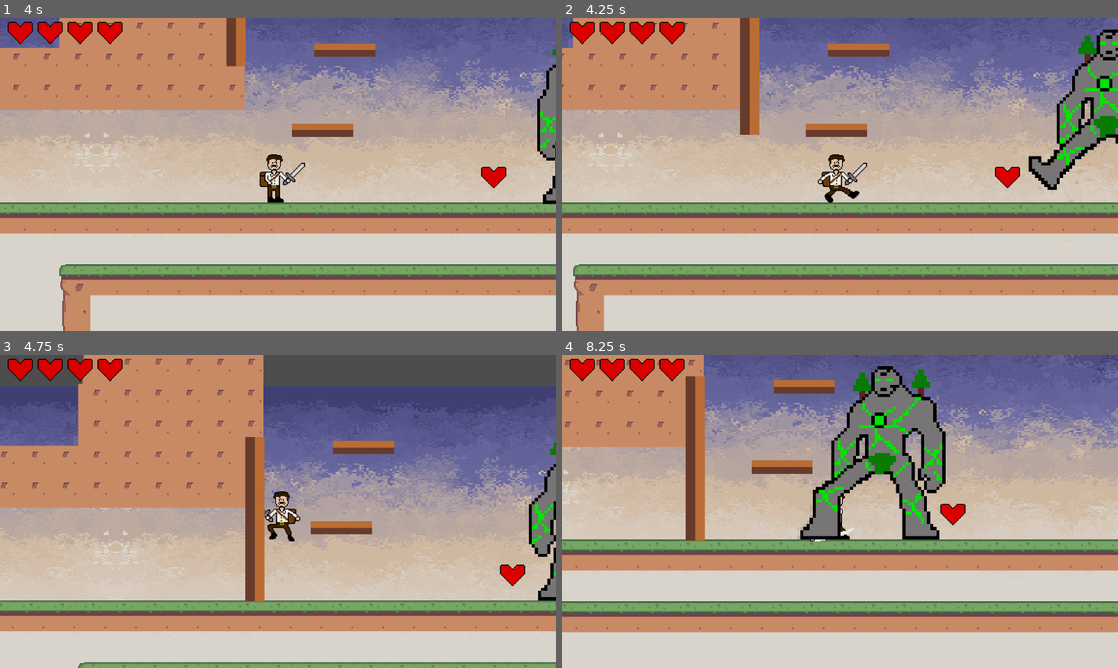
Above: before the commit, frames 1-4 (two rows, left to right).
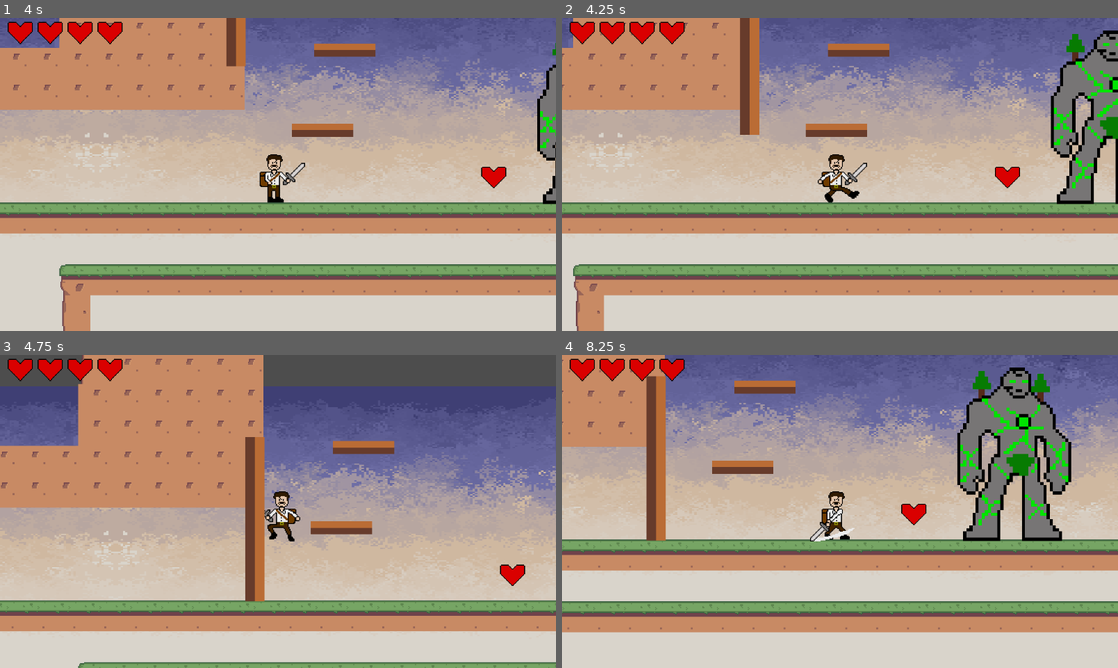
Above: after the commit, the same moments.

Repository: bscott519/ColossalCrisisGame
Game: Godot game, scene res://Scenes/level_5.tscn
Same seed, same stepped clock (60 frames per second), same inputs: the game is played once before the commit and once after it. This scene is started directly instead of the project's main scene. The engine's default icon, where the game draws it, is replaced by a stand-in: a white triangle on a blue panel in a dark square. Sound files missing from this copy of the repository are replaced by a short silence.
Inputs (mouse positions are in pixels of both pictures, inside the frame that each line leads up to):
- Up to frame 1 (4 s): tap Enter (enter) at 0.5, 1.55, 2.85 s; move the mouse to (400, 158) at 0.52 s; hold Enter (enter) 0.53-1.28 s; hold D (right) 0.53-2.03 s; tap Space (jump) at 0.77, 1.52, 3.02, 3.77 s; move the mouse to (166, 190) at 1.27 s; click (166, 190) at 1.35 s; move the mouse to (333, 105) at 2.02 s; hold A (left) 2.03-2.78 s; hold Enter (enter) 2.03-2.78 s; move the mouse to (250, 237) at 2.77 s; hold D (right) from 2.78 s (still down); move the mouse to (444, 221) at 3.52 s; hold Enter (enter) from 3.53 s (still down); click (444, 221) at 3.6 s
- Up to frame 2 (4.25 s): keep holding D (right); keep holding Enter (enter)
- Up to frame 3 (4.75 s): move the mouse to (111, 464) at 4.27 s; release D (right) at 4.28 s; release Enter (enter) at 4.28 s; hold A (left) from 4.28 s (still down); tap Enter (enter) at 4.35 s; tap Space (jump) at 4.52 s
- Up to frame 4 (8.25 s): move the mouse to (867, 511) at 5.02 s; release A (left) at 5.03 s; hold D (right) 5.03-5.78 s; hold Enter (enter) 5.03-5.78 s; move the mouse to (756, 433) at 5.77 s; hold A (left) 5.78-7.28 s; click (756, 433) at 5.85 s; tap Space (jump) at 6.02, 6.77, 7.52 s; tap Enter (enter) at 6.05, 7.35 s; move the mouse to (962, 495) at 6.52 s; hold Enter (enter) 6.53-7.28 s; move the mouse to (728, 527) at 7.27 s; hold D (right) from 7.28 s (still down); move the mouse to (895, 442) at 8.02 s; hold Enter (enter) from 8.03 s (still down); click (895, 442) at 8.1 s

Frame 1 is identical in both runs. In frame 2, 4.1% of the frame differs, in the area x 83-100%, y 3-60%; in frame 3, 1.3%; in frame 4, 25%, in the area x 0-100%, y 0-88%.
Error after the commit: Parse Error: Invalid argument for "connect()" function: argument 2 should be "Callable" but is "res://Scripts/earth_giant.gd". (res://Scripts/earth_giant.gd:41)

Commit message:
fixing the giant's hitboxes

Diff:
--- a/Scenes/earth_giant.tscn
+++ b/Scenes/earth_giant.tscn
@@ -177,7 +177,16 @@
 position = Vector2(-1, 21)
 shape = SubResource("RectangleShape2D_vgat6")
 
+[node name="EnableEGDamageArea" type="Timer" parent="."]
+one_shot = true
+
+[node name="DisableEGDamageArea" type="Timer" parent="."]
+one_shot = true
+
 [connection signal="animation_finished" from="AnimatedSprite2D" to="." method="_on_animated_sprite_2d_animation_finished"]
 [connection signal="timeout" from="AttackCooldown" to="." method="_on_attack_cooldown_timeout"]
 [connection signal="body_entered" from="AttackRadius" to="." method="_on_attack_radius_body_entered"]
 [connection signal="body_exited" from="AttackRadius" to="." method="_on_attack_radius_body_exited"]
+[connection signal="body_entered" from="EGDealDamageArea" to="." method="_on_eg_deal_damage_area_body_entered"]
+[connection signal="timeout" from="EnableEGDamageArea" to="." method="_on_enable_eg_damage_area_timeout"]
+[connection signal="timeout" from="DisableEGDamageArea" to="." method="_on_disable_eg_damage_area_timeout"]
--- a/Scripts/earth_giant.gd
+++ b/Scripts/earth_giant.gd
@@ -7,6 +7,8 @@
 @onready var attack_cooldown = $AttackCooldown
 @onready var attack_radius = $AttackRadius
 @onready var eg_deal_damage_area = $EGDealDamageArea
+@onready var enable_eg_damage_area = $EnableEGDamageArea
+@onready var disable_eg_damage_area = $DisableEGDamageArea
 
 var player_in_attack_radius = false
 var knockback_strength : float = 500
@@ -14,6 +16,10 @@
 var knockback_dur: float = 0.2
 var is_chasing: bool = false
 var can_walk: bool
+
+var eG_dmg: int = 0
+var can_dmg: bool = true
+var dmg_cooldown: float = 1.0
 
 var current_state = State.IDLE
 var player = null
@@ -31,6 +37,9 @@
 	detection_area.connect("body_entered", _on_body_entered)
 	attack_radius.connect("body_entered", _on_attack_radius_body_entered)
 	attack_cooldown.start()
+
+	enable_eg_damage_area.connect("timeout", self, "_on_enable_eg_damage_area_timeout")
+	disable_eg_damage_area.connect("timeout", self, "_on_disable_eg_damage_area_timeout")
 
 func _physics_process(delta):
 	match current_state:
@@ -159,3 +168,29 @@
 	velocity.x = 0
 
 	move_and_slide()
+
+func _on_eg_deal_damage_area_body_entered(body):
+	if can_dmg and body.is_in_group("player"):
+		print("Player entered EGDealDamageArea.")
+		var knockback_dir = (body.global_position - global_position).normalized()
+		body.plyr_take_dmg(eG_dmg, knockback_dir)
+		can_dmg = false
+		start_dmg_cooldown()
+
+func start_dmg_cooldown():
+	await get_tree().create_timer(dmg_cooldown).timeout
+	can_dmg = true
+
+func _on_enable_eg_damage_area_timeout():
+	enable_eg_timer()
+
+func _on_disable_eg_damage_area_timeout():
+	disable_eg_timer()
+
+func enable_eg_timer():
+	$EGDealDamageArea/CollisionShape2D.disabled = false
+	is_deal_dmg = true
+
+func disable_eg_timer():
+	$EGDealDamageArea/CollisionShape2D.disabled = true
+	is_deal_dmg = false
